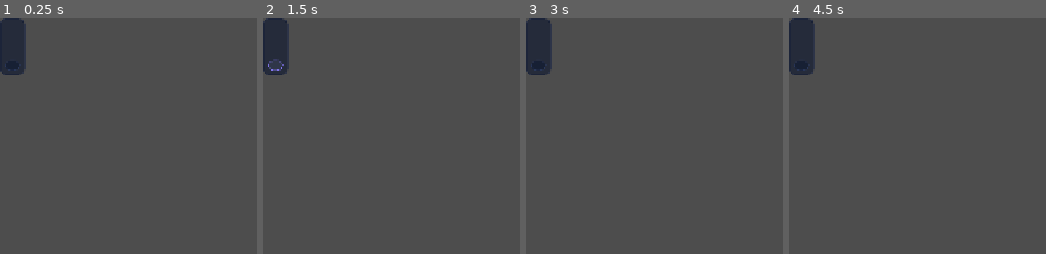
Above: before the commit, frames 1-4 (left to right).
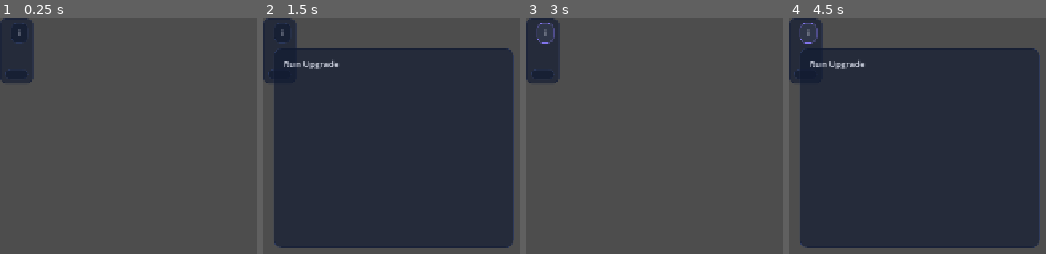
Above: after the commit, the same moments.

Repository: franciscoCapa27/Squared_2
Game: Godot game, scene res://scenes/ui/RunUpgradeCard.tscn
The game is run twice, just before and just after one commit, with the same random seed, the same clock (stepped at 60 frames per second) and the same inputs. This scene is started directly instead of the project's main scene.
Inputs (mouse positions are in pixels of both pictures, inside the frame that each line leads up to; where the layout moved, square brackets give the same spot in the first picture):
- Up to frame 1 (0.25 s): no input
- Up to frame 2 (1.5 s): click (283, 32) at 0.5 s, where only the run after the commit has a clickable "i"; click (278, 74) [275, 65] at 1.25 s
- Up to frame 3 (3 s): click (541, 74) [538, 65] at 2 s; click (546, 32) at 2.75 s, where only the run after the commit has a clickable "i"
- Up to frame 4 (4.5 s): click (804, 74) [801, 65] at 3.5 s; click (809, 32) at 4.25 s, where only the run after the commit has a clickable "i"

The runs differ from the first frame. In frame 1, 1.3% of the frame differs, in the area x 0-14%, y 0-28%; in frame 2, 79%, in the area x 0-98%, y 0-98%; in frame 3, 1.3%; in frame 4, 79%.

Commit message:
feat(ui): add Run Upgrade detail help (#177)
Move requirements, effects, cost progression, and run persistence into the shared contextual popup.

Diff:
--- a/squared-2/scenes/ui/RunUpgradeCard.tscn
+++ b/squared-2/scenes/ui/RunUpgradeCard.tscn
@@ -1,6 +1,7 @@
 [gd_scene format=3 uid="uid://4i0ph053usmd"]
 
 [ext_resource type="Script" uid="uid://dxhs3fk0j8wls" path="res://scripts/ui/run_upgrade_card.gd" id="1_i0pfe"]
+[ext_resource type="PackedScene" path="res://scenes/ui/ContextualHelp.tscn" id="2_contextual_help"]
 
 [node name="RunUpgradeCard" type="PanelContainer" unique_id=1711378834]
 offset_right = 40.0
@@ -14,10 +15,20 @@
 [node name="VBoxContainer" type="VBoxContainer" parent="MarginContainer" unique_id=140386213]
 layout_mode = 2
 
-[node name="TitleLabel" type="Label" parent="MarginContainer/VBoxContainer" unique_id=1578494593]
+[node name="TitleRow" type="HBoxContainer" parent="MarginContainer/VBoxContainer" unique_id=1578494593]
+layout_mode = 2
+theme_override_constants/separation = 8
+
+[node name="TitleLabel" type="Label" parent="MarginContainer/VBoxContainer/TitleRow" unique_id=1578494593]
 unique_name_in_owner = true
 layout_mode = 2
+size_flags_horizontal = 3
 autowrap_mode = 3
+
+[node name="DetailHelp" parent="MarginContainer/VBoxContainer/TitleRow" instance=ExtResource("2_contextual_help")]
+unique_name_in_owner = true
+layout_mode = 2
+help_title = "Run Upgrade"
 
 [node name="CategoryLevelLabel" type="Label" parent="MarginContainer/VBoxContainer" unique_id=1822474060]
 unique_name_in_owner = true
--- a/squared-2/scripts/ui/run_upgrade_card.gd
+++ b/squared-2/scripts/ui/run_upgrade_card.gd
@@ -7,6 +7,7 @@
 @onready var category_level_label: Label = %CategoryLevelLabel
 @onready var description_label: Label = %DescriptionLabel
 @onready var buy_button: Button = %BuyButton
+@onready var detail_help: ContextualHelp = %DetailHelp
 
 var upgrade_definition: RunUpgradeDefinition
 
@@ -37,6 +38,7 @@
 
 func refresh() -> void:
 	if upgrade_definition == null:
+		detail_help.visible = false
 		return
 
 	var current_level: int = RunUpgradeSystem.get_run_upgrade_level(upgrade_definition.id)
@@ -46,6 +48,13 @@
 	var cost: float = upgrade_definition.get_cost_for_next_level(current_level)
 
 	title_label.text = upgrade_definition.display_name
+	detail_help.visible = true
+	detail_help.help_title = upgrade_definition.display_name
+	detail_help.help_detail = _get_detail_text(current_level)
+	detail_help.tooltip_text = "%s\n%s" % [
+		detail_help.help_title,
+		detail_help.help_detail
+	]
 	category_level_label.text = "%s • Level %s / %s" % [
 		upgrade_definition.get_category_name(),
 		NumberFormatter.integer_amount(current_level),
@@ -66,6 +75,28 @@
 	else:
 		buy_button.text = "Need %s Squares" % NumberFormatter.cost(cost)
 		buy_button.disabled = true
+
+
+func _get_detail_text(current_level: int) -> String:
+	var cost_text: String = "Max level reached."
+	if current_level < upgrade_definition.max_level:
+		cost_text = "Next level cost: %s Squares." % NumberFormatter.cost(
+			upgrade_definition.get_cost_for_next_level(current_level)
+		)
+
+	return (
+		"Current level: %s / %s\n\n" % [
+			NumberFormatter.integer_amount(current_level),
+			NumberFormatter.integer_amount(upgrade_definition.max_level)
+		]
+		+ "Requirements\n%s\n\n" % _get_requirement_text()
+		+ "Effects per level\n%s\n\n" % _get_effect_text()
+		+ "Cost progression\n%s Each level scales by %s from the previous level.\n\n" % [
+			cost_text,
+			NumberFormatter.multiplier(upgrade_definition.cost_multiplier)
+		]
+		+ "Run Upgrade levels persist after buying a Trait and reset when starting a new game."
+	)
 
 func _get_requirement_text() -> String:
 	if upgrade_definition == null:
